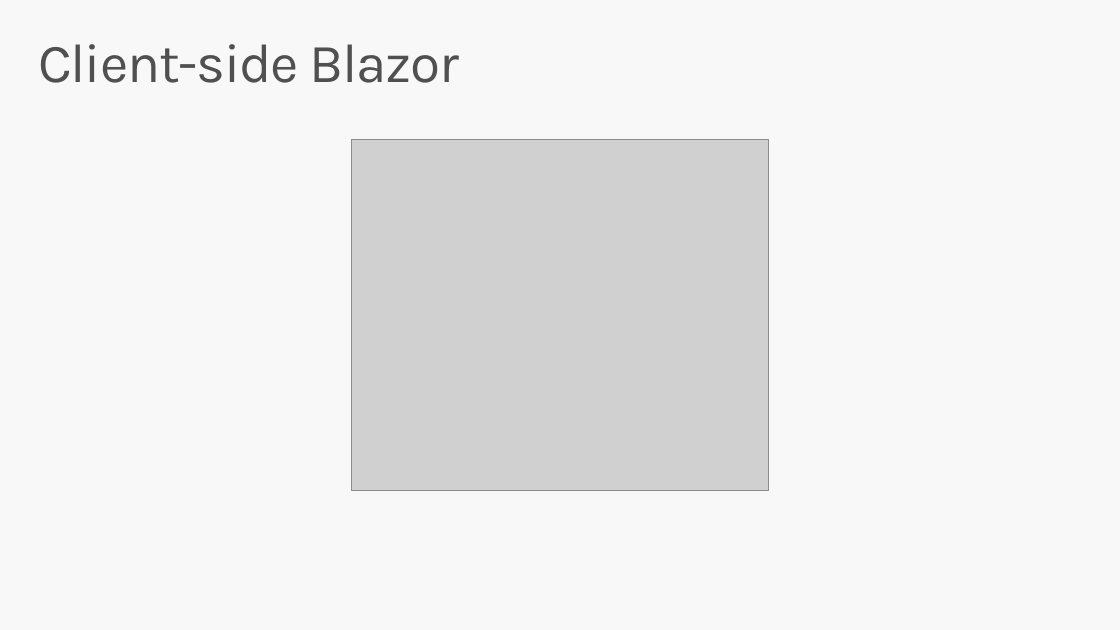
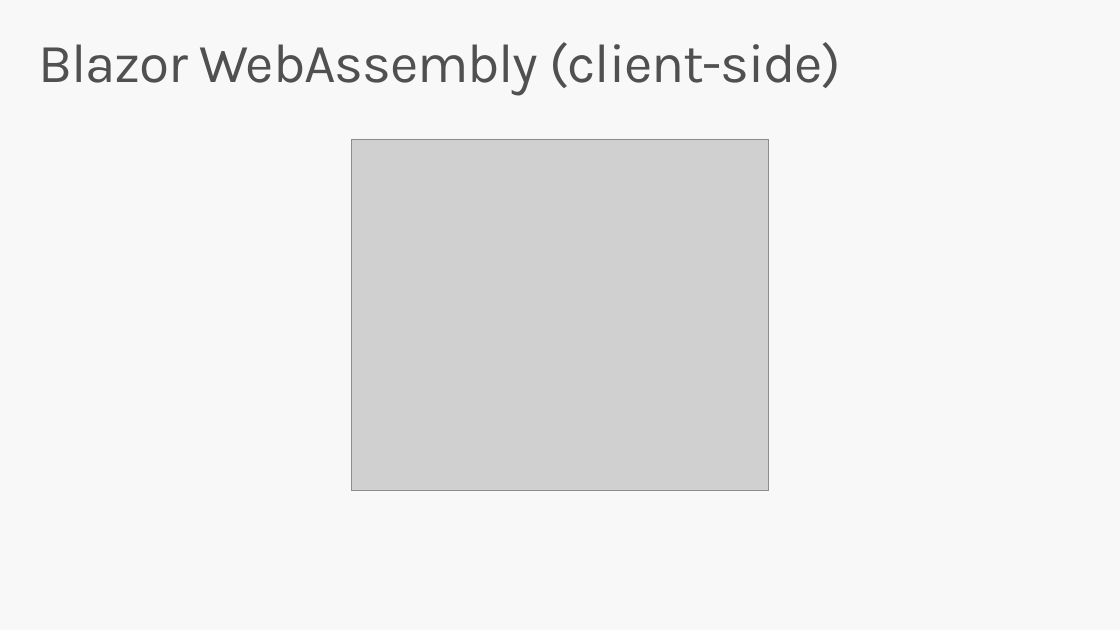
Before and after one commit to miroslavpopovic/aspnetcore-workshop, a slide deck: slide 10 of docs/blazor-introduction.pptx. Drawn at 1120x630 pixels with LibreOffice and Linux fonts; fonts in the diff are those of the drawing; grey boxes stand for pictures. Boxes give left, top, right and bottom in pixels: in the first picture for what was removed or moved away, otherwise in the second. Text is boxed around its words. In the diff, an @@ line names an element or a change of style, - is before the commit and + after.

Commit message:
Update Blazor client instructions part

```diff
--- a/docs/blazor-introduction.pptx
+++ b/docs/blazor-introduction.pptx
@@ title at [38,42,841,96]: text changed @@
-Client-side Blazor
+Blazor WebAssembly (client-side)
```
Also in this commit, not shown: 5 other slides changed, 5 other files.
